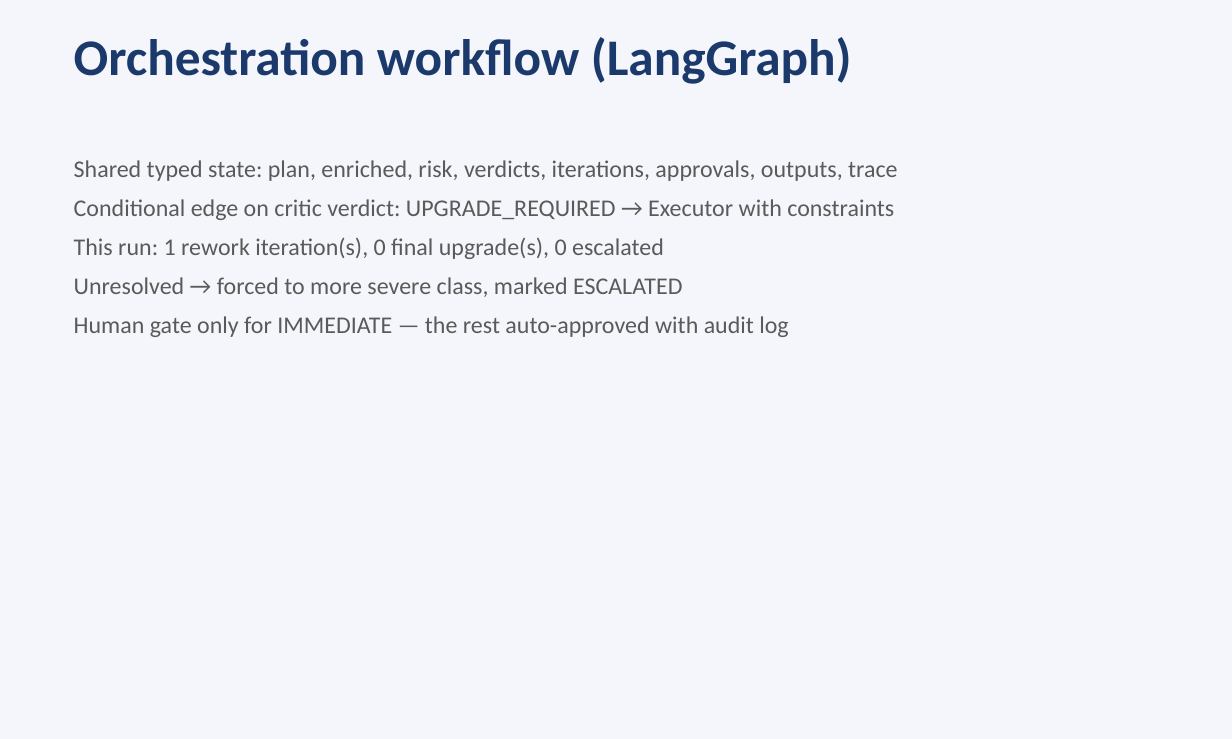
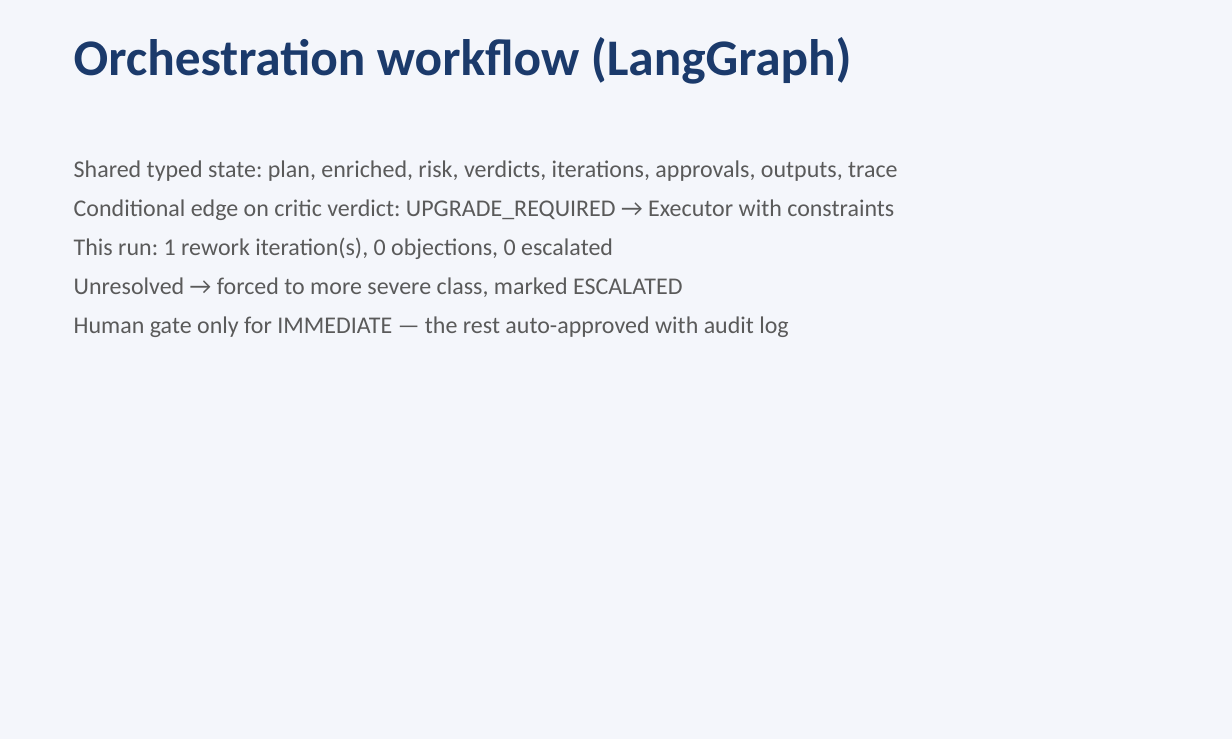
Before and after one commit to DeltaN04/Pipeline-Corrosion-Guard, a slide deck: slide 6 of presentation.pptx. Drawn at 1232x739 pixels with LibreOffice and Linux fonts; fonts in the diff are those of the drawing. Boxes give left, top, right and bottom in pixels: in the first picture for what was removed or moved away, otherwise in the second. Text is boxed around its words. In the diff, an @@ line names an element or a change of style, - is before the commit and + after.

```diff
--- a/presentation.pptx
+++ b/presentation.pptx
@@ text at (74,237,613,259): text changed @@
-This run: 1 rework iteration(s), 0 final upgrade(s), 0 escalated
+This run: 1 rework iteration(s), 0 objections, 0 escalated
```
Also in this commit, not shown: 5 other slides changed, 13 other files.
